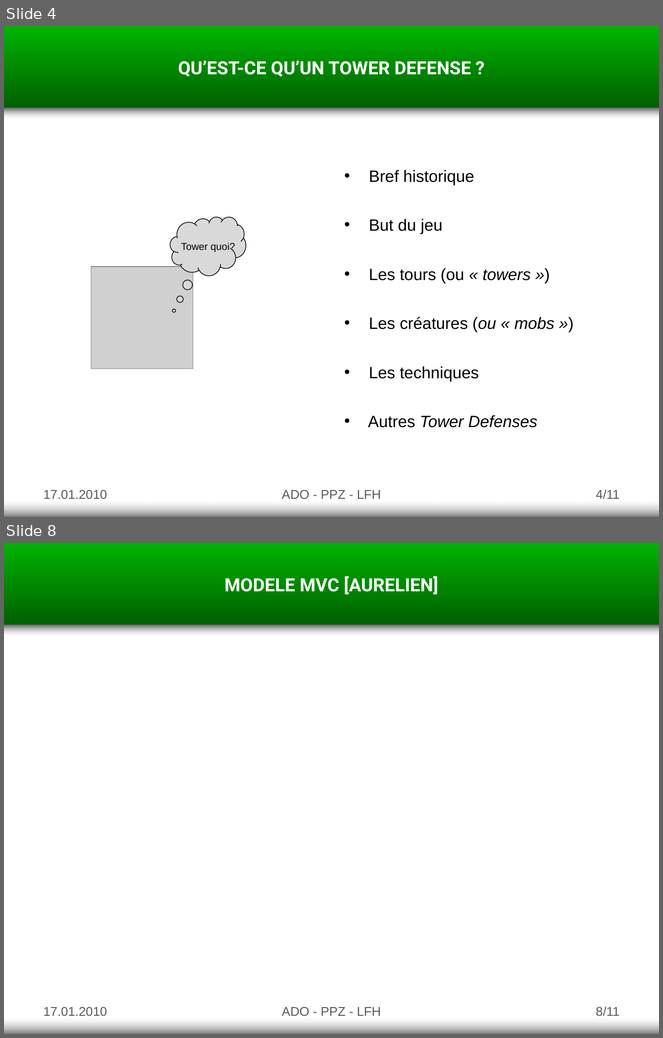
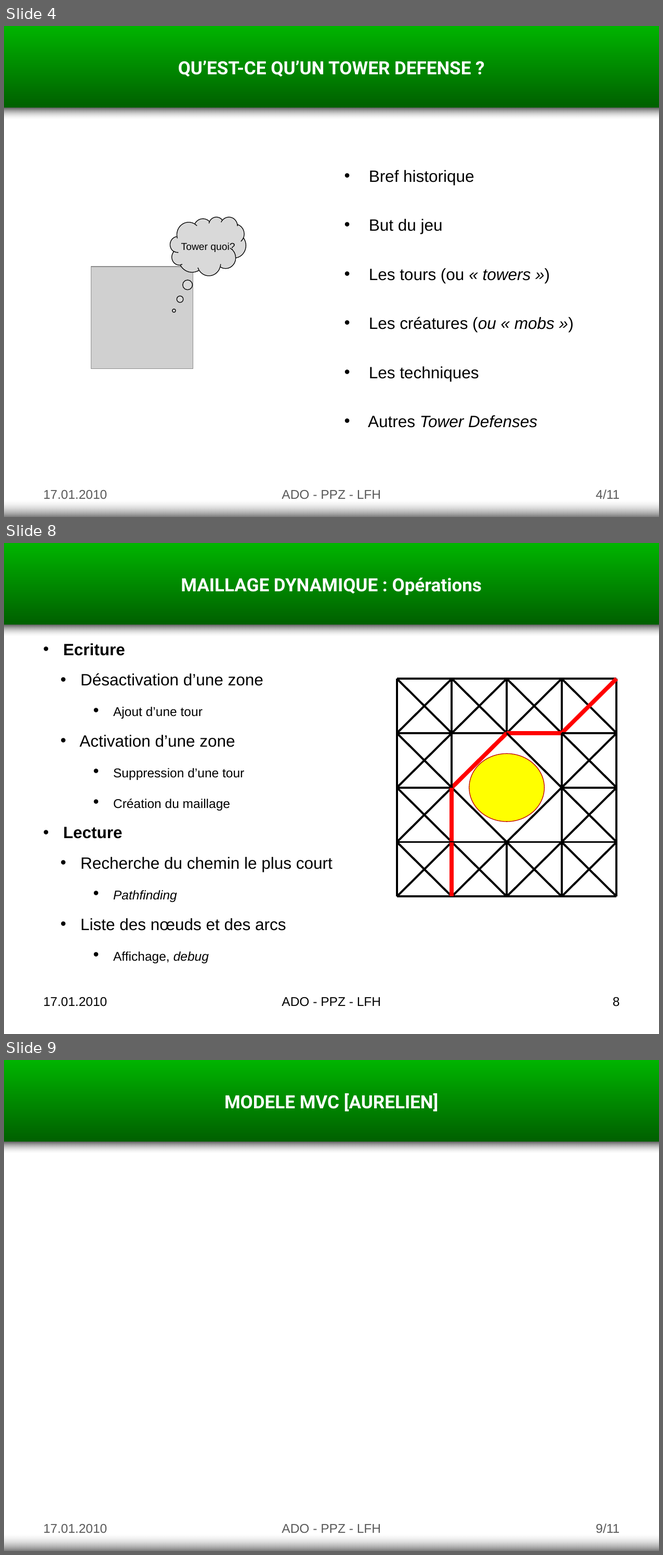
Before and after one commit to goupildb/asd-tower-defense, a slide deck: documents/presentation.pptx. Shown one above the other, each under a label of ours: slides 4 and 8 before the commit, slides 4, 8 and 9 after it; the slides between them are not shown. The pictures are 663x1038 and 663x1555 pixels, drawn with LibreOffice and Linux fonts; fonts in the diff are those of the drawing; grey boxes stand for pictures. Boxes give left, top, right and bottom in pixels: in the first picture for what was removed or moved away, otherwise in the second. Text is boxed around its words. In the diff, an @@ line names an element or a change of style, - is before the commit and + after.

Commit message:
Presentation : ajout de deux de mes slides, je terminerai demain.

```diff
--- a/documents/presentation.pptx
+++ b/documents/presentation.pptx
@@ slide 8 added at (x1=4, y1=543, x2=659, y2=1034), background #FFFFFF @@
@@ rectangle added at (x1=4, y1=543, x2=659, y2=625), fill gradient #00B400 to #006000 @@
@@ text added at (x1=181, y1=577, x2=482, y2=595), 20 pt, text #FFFFFF, bold @@
+MAILLAGE DYNAMIQUE : Opérations
@@ rectangle added at (x1=4, y1=625, x2=659, y2=636), fill gradient #5F5F5F to #DDDDDD @@
@@ text added at (x1=63, y1=643, x2=333, y2=964), 18 pt, text #000000 @@
+• Ecriture
+  • Désactivation d’une zone
+    • Ajout d’une tour
+  • Activation d’une zone
+    • Suppression d’une tour
+    • Création du maillage
+• Lecture
+  • Recherche du chemin le plus court
+    • Pathfinding
+  • Liste des nœuds et des arcs
+    • Affichage, debug
@@ group added at (x1=397, y1=679, x2=617, y2=897): 67 lines, 1 ellipse @@
@@ text added at (x1=44, y1=997, x2=107, y2=1007), 14 pt, text #000000 @@
+17.01.2010
@@ text added at (x1=282, y1=997, x2=381, y2=1007), 14 pt, text #000000 @@
+ADO - PPZ - LFH
@@ page number added at (x1=613, y1=997, x2=620, y2=1007), 14 pt, text #000000 @@
+8
@@ what was slide 8 is now slide 9 @@
@@ page number at (x1=596, y1=1524, x2=620, y2=1534): text changed @@
-8/11
+9/11
```
Also in this commit, not shown: 3 slides changed.
